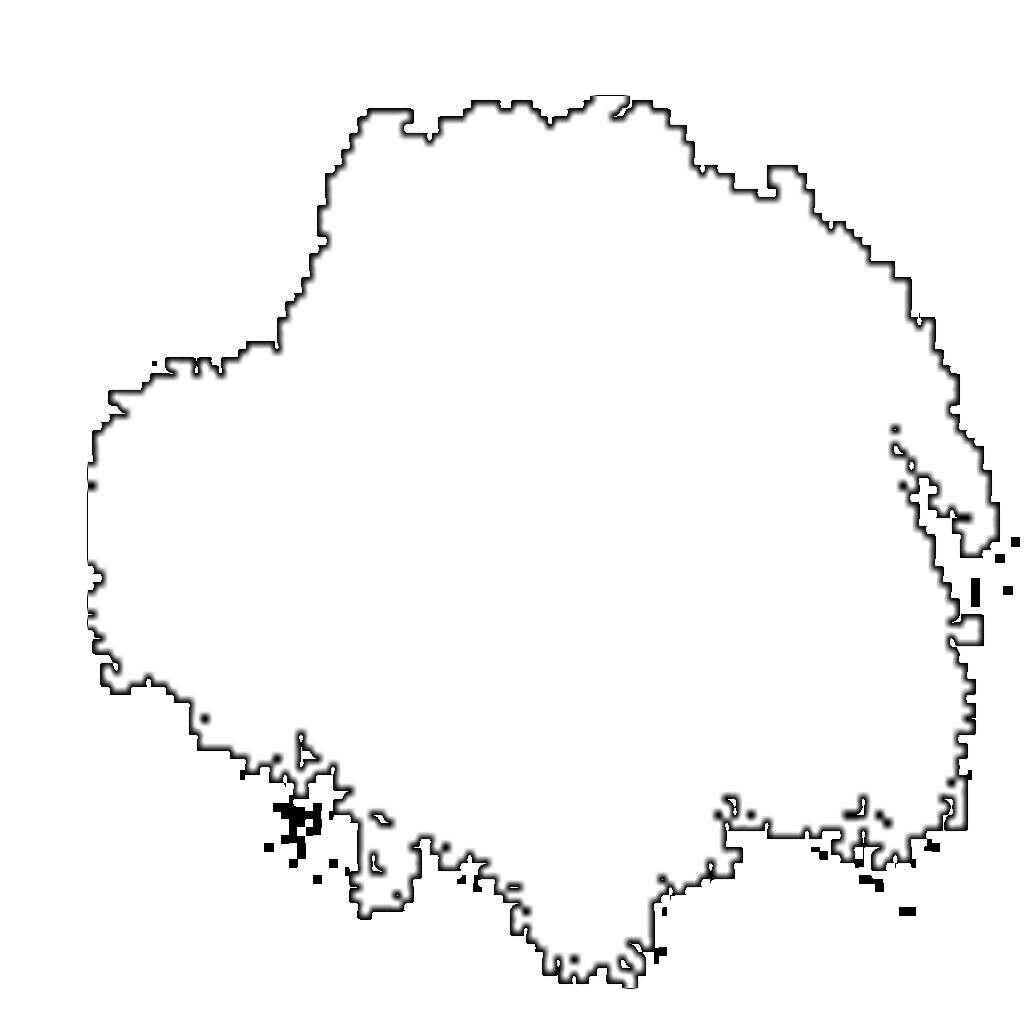
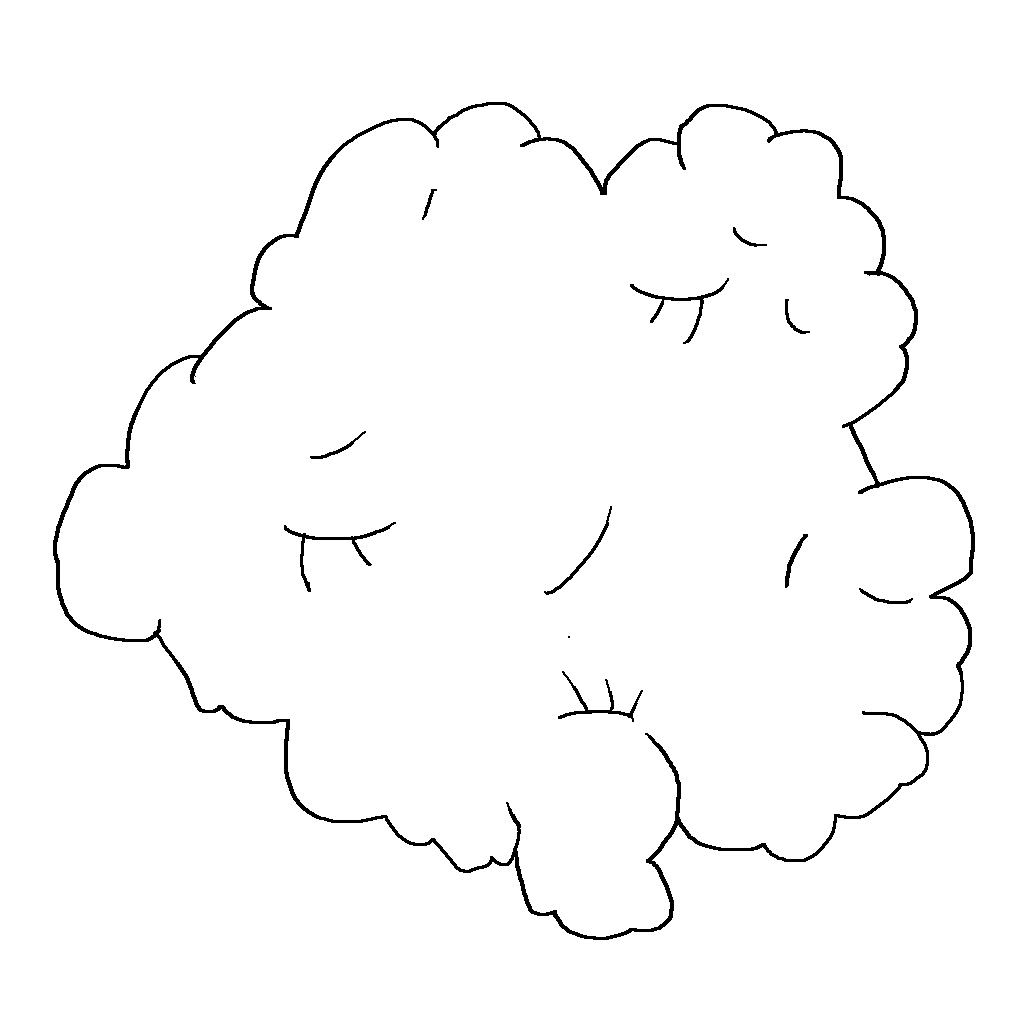
Layer changes from the first 1028 × 1028 image to the second:
added layer "Layer 1" above "Layer 0" over [53, 102, 975, 940]
hid "Layer 0", painted on it over [88, 96, 1020, 988]
